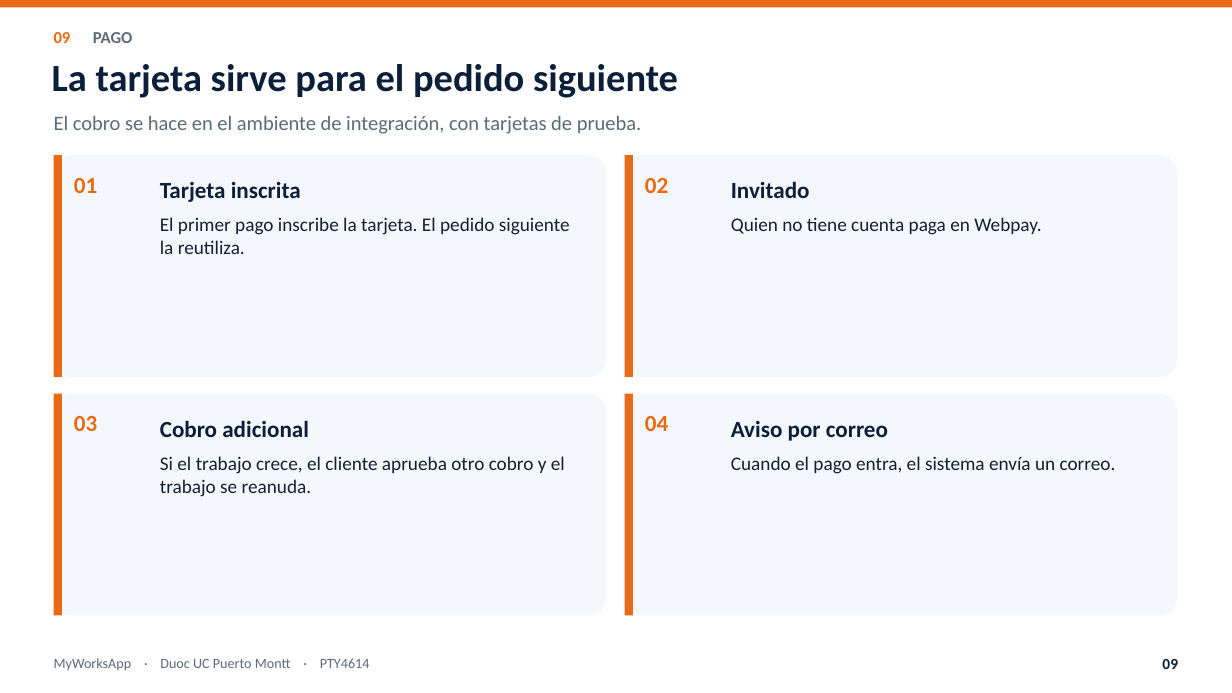
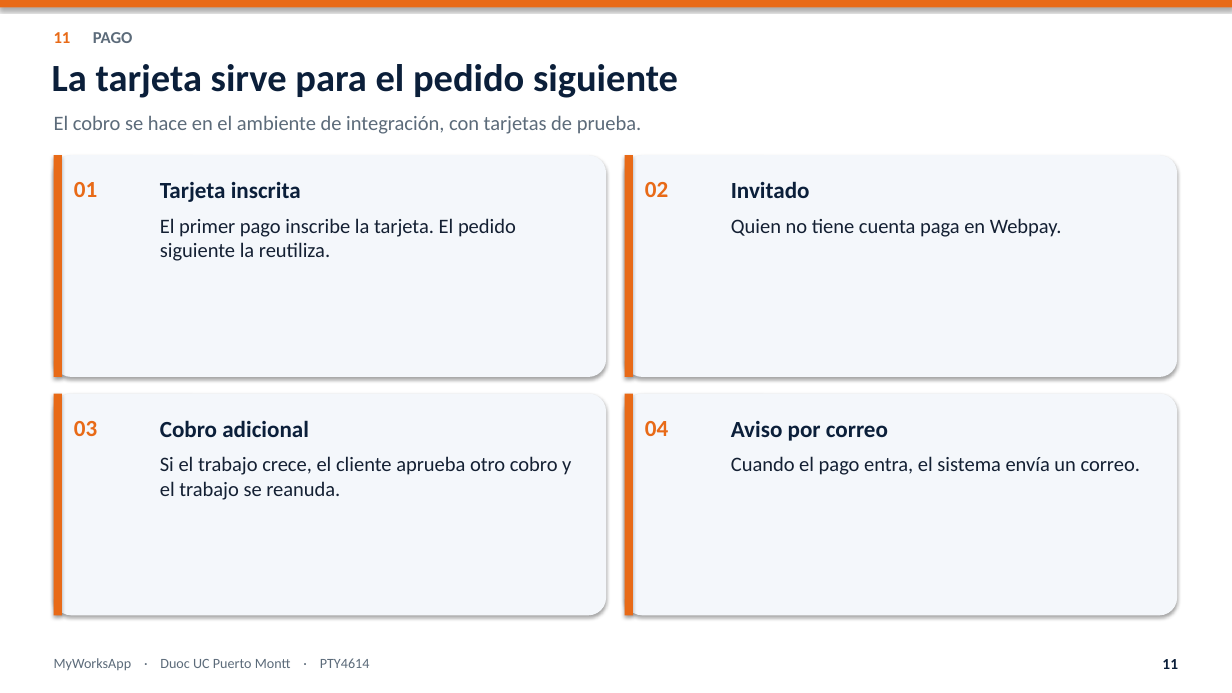
Before and after one commit to nicoussj/Proyecto-Titulo-MyWorksApp, a slide deck: slide 11 of Fase 2/Presentacion_final_MyWorksApp.pptx (slide 9 before the commit). Drawn at 1232x693 pixels with LibreOffice and Linux fonts; fonts in the diff are those of the drawing. Boxes give left, top, right and bottom in pixels: in the first picture for what was removed or moved away, otherwise in the second. Text is boxed around its words. In the diff, an @@ line names an element or a change of style, - is before the commit and + after.

```diff
--- a/Fase 2/Presentacion_final_MyWorksApp.pptx
+++ b/Fase 2/Presentacion_final_MyWorksApp.pptx
@@ text at [54,32,133,43]: text changed @@
-09 PAGO
+11 PAGO
@@ shadow on in 9 elements at [0,0,1232,7], [54,155,606,377], [54,155,62,377], [625,155,1177,377], [625,155,633,377], [54,394,606,616], [54,394,62,616], [625,394,1177,616], [625,394,633,616] @@
@@ vertical alignment top to middle in 4 elements at [74,182,97,197], [645,182,668,197], [74,421,97,436], [645,421,668,436] @@
@@ size 15 to 16 pt in 4 elements at [160,218,516,261], [731,218,1062,237], [160,456,571,500], [731,456,1140,475] @@
@@ text at [1162,659,1178,669]: text changed @@
-09
+11
```
Also in this commit, not shown: 10 other slides changed, 4 slides added, 2 slides removed, 3 other files.
